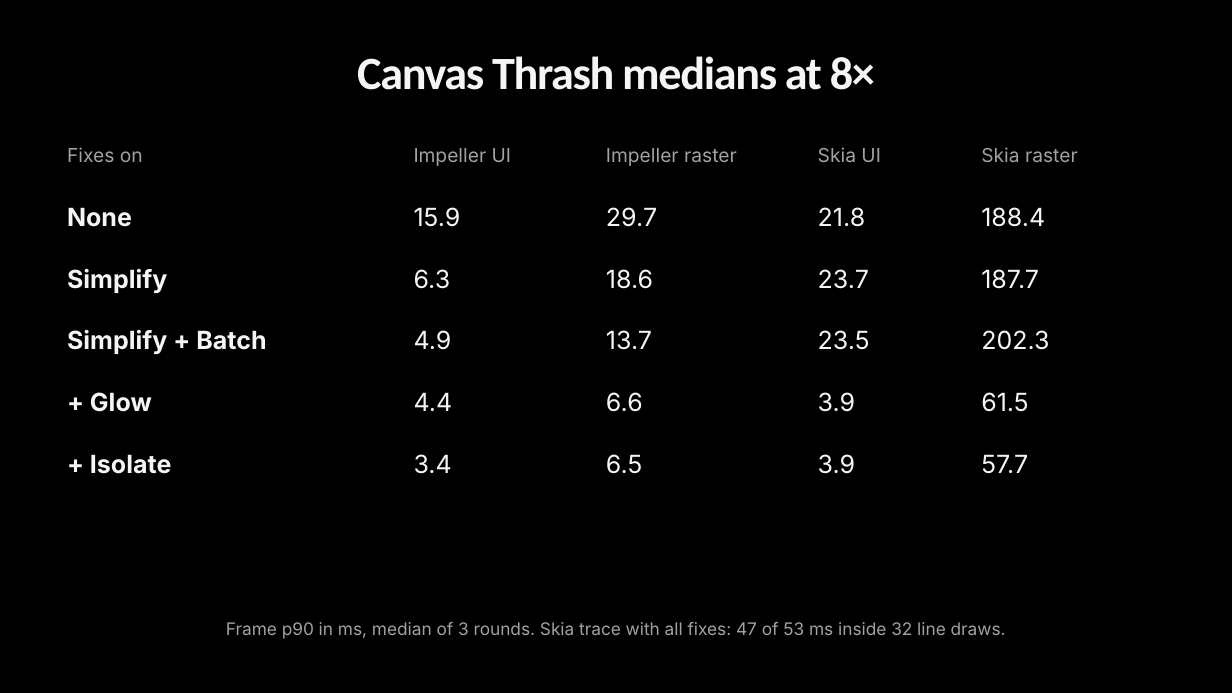
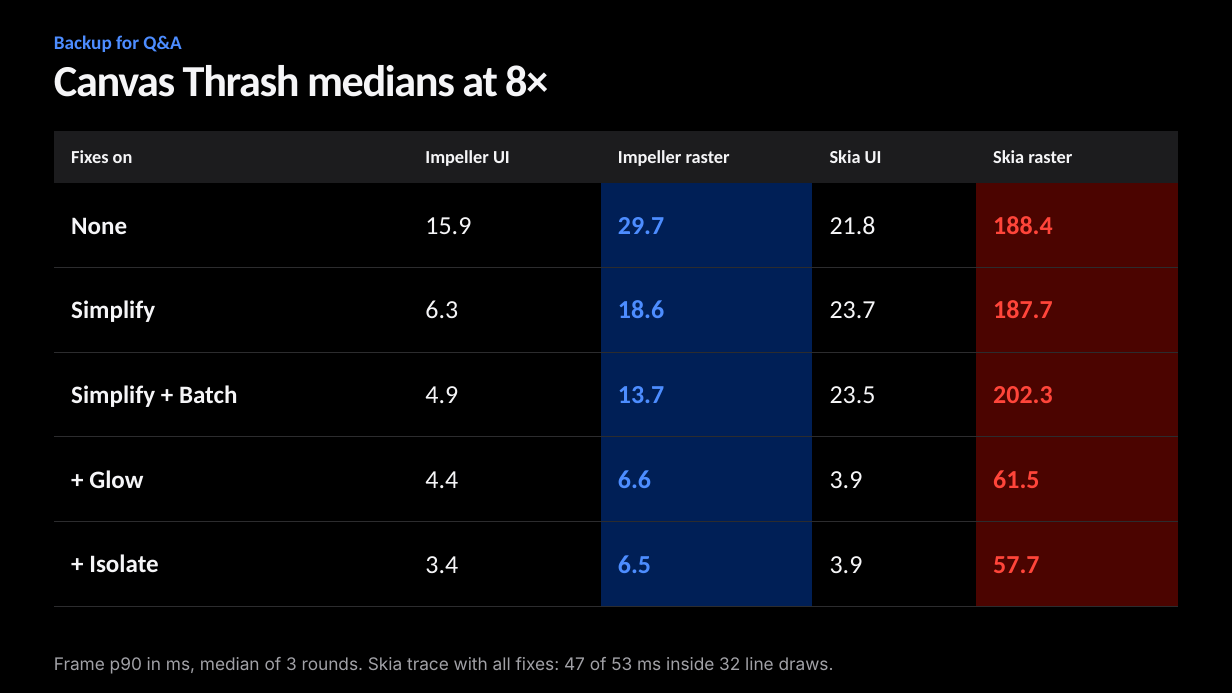
Before and after one commit to cm-collins/fluttercon-demo-app, a slide deck: slide 34 of docs/talk/slides/beyond-skia-dark.pptx (slide 50 before the commit). Drawn at 1232x693 pixels with LibreOffice and Linux fonts; fonts in the diff are those of the drawing; background and template pictures are left out. Boxes give left, top, right and bottom in pixels: in the first picture for what was removed or moved away, otherwise in the second. Text is boxed around its words. In the diff, an @@ line names an element or a change of style, - is before the commit and + after.

```diff
--- a/docs/talk/slides/beyond-skia-dark.pptx
+++ b/docs/talk/slides/beyond-skia-dark.pptx
@@ title "Canvas Thrash medians at 8×": place and size @@
-title "Canvas Thrash medians at 8×" at <box>357,56,875,90</box>
+title "Canvas Thrash medians at 8×" at <box>54,65,548,97</box>
@@ title "Canvas Thrash medians at 8×" at <box>54,65,548,97</box>: size 36 to 34.5 pt, letter spacing -1.1 to -1 pt; alignment centre to left; line spacing 1.02 to 0.96 @@
@@ text added at <box>54,35,181,52</box>, 15 pt, text #4D8DFF, bold @@
+Backup for Q&A
@@ table at <box>54,131,1177,607</box> @@
@@ fill none to #1C1C1E in row 1 @@
@@ fill none to #001F56 in 5 cells @@
@@ fill none to #4B0400 in 5 cells @@
@@ size 15 to 14.2 pt, text colour #A1A1A6 to #F5F5F7 in "Fixes on", "Impeller UI", "Impeller raster", "Skia UI" and 1 more places @@
@@ font Inter to Calibri @@
@@ bold on in "Fixes on", "Impeller UI", "Impeller raster", "Skia UI" and 11 more places @@
@@ size 19.5 to 20.2 pt in "15.9", "29.7", "21.8", "188.4" and 16 more places @@
@@ text colour #F5F5F7 to #4D8DFF in "29.7", "18.6", "13.7", "6.6" and 1 more places @@
@@ text colour #F5F5F7 to #FF453A in "188.4", "187.7", "202.3", "61.5" and 1 more places @@
@@ line spacing 1 to 0.96 @@
@@ borders changed @@
@@ table: place and size @@
-table at <box>57,125,1174,494</box>
+table at <box>54,131,1177,607</box>
@@ text "Frame p90 in ms, median ...": place and size @@
-text "Frame p90 in ms, median ..." at <box>226,622,1006,639</box>
+text "Frame p90 in ms, median ..." at <box>54,657,834,674</box>
@@ text "Frame p90 in ms, median ..." at <box>54,657,834,674</box>: alignment centre to left; line spacing 1.1 to 1; vertical alignment top to middle @@
```
Also in this commit, not shown: 14 other slides changed, 19 slides added, 35 slides removed, 51 other files.
